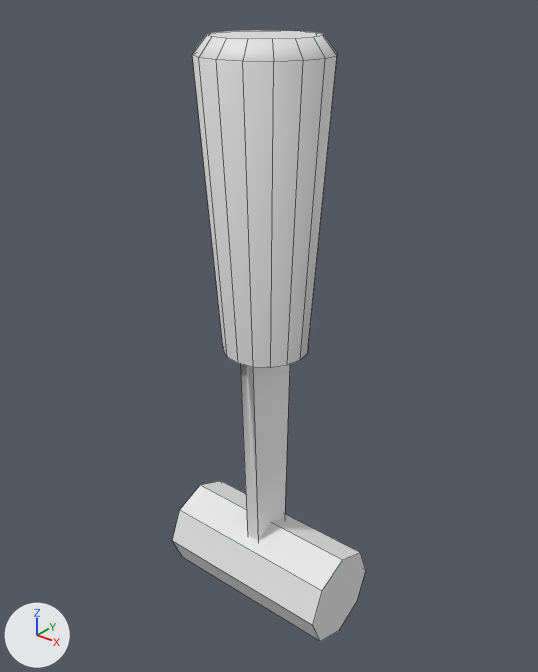
A saved change to the OBJ model Assets/Models/Interactives/Lever/LeverHandle.obj.
Camera for both pictures: a 50 mm camera at (0.194, -0.24, 0.28) aimed at (-0.002, 0.005, 0.128). Lighting does not change. The marker at lower left points along +X, +Y and +Z. Mesh edges are drawn as thin lines. Where no turn or scale is listed for an object, it has been applied to the vertices. Vertices at the same position are counted once.

Objects in the first picture: 'LeverHandle_Cylinder.002'.
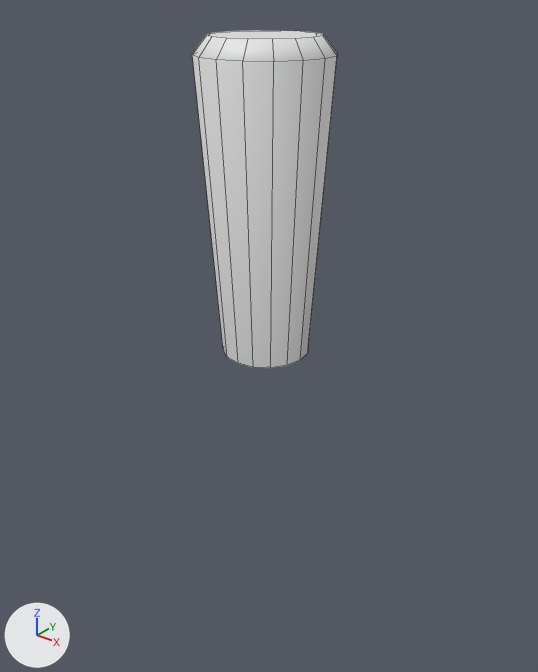
Changed parts and their boxes (x1, y1, x2, y2) in the pictures (538 x 672 px):
'LeverHandle_Cylinder.002', reshaped (25% narrower, 45% shorter)
    before: (172, 30, 366, 642)
    after: (192, 30, 337, 368)
part 1 of me_leverhandle_cylinder_002, deleted
    before: (172, 481, 366, 642)
part 2 of me_leverhandle_cylinder_002, deleted
    before: (240, 364, 290, 540)

What the commit changed:
me_leverhandle_cylinder_002 has 72 vertices, 50 faces and spans x -0.047..0.047, y -0.028..0.028, z -0.024..0.259.
me_leverhandle_cylinder_002 is used by ob_leverhandle_cylinder_002; location (0.0, 0.0, 0.0).
Verts and faces of me_leverhandle_cylinder_002; kept vertices keep their numbers, new ones are numbered from 72.
Before the commit, vertices of me_leverhandle_cylinder_002: 48 (0.004, 0.014, 0.124), 49 (0.004, -0.014, 0.124), 50 (-0.004, -0.014, 0.124), 51 (-0.004, 0.014, 0.124), 52 (0.003, 0.011, 0.01).
Before the commit, vertices of me_leverhandle_cylinder_002: 53 (0.003, -0.011, 0.01), 54 (-0.004, -0.011, 0.01), 55 (-0.004, 0.011, 0.01).
me_leverhandle_cylinder_002 part 1: the loose piece of 16 vertices spanning x -0.047..0.047, y -0.024..0.024, z -0.024..0.024 is deleted.
Part 2, on me_leverhandle_cylinder_002:
Vertices deleted: 52 to 55 (with the faces that use them).
